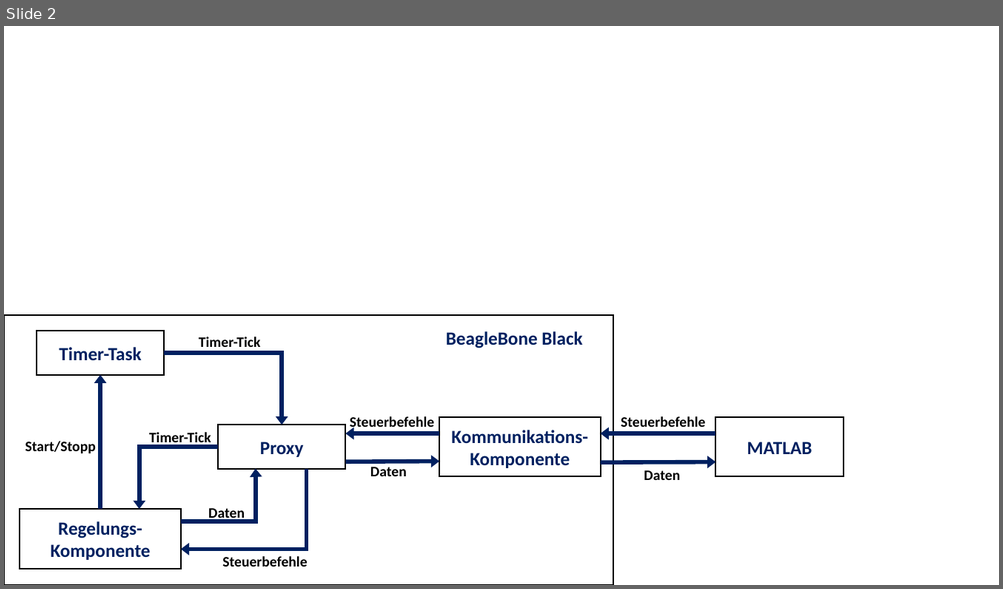
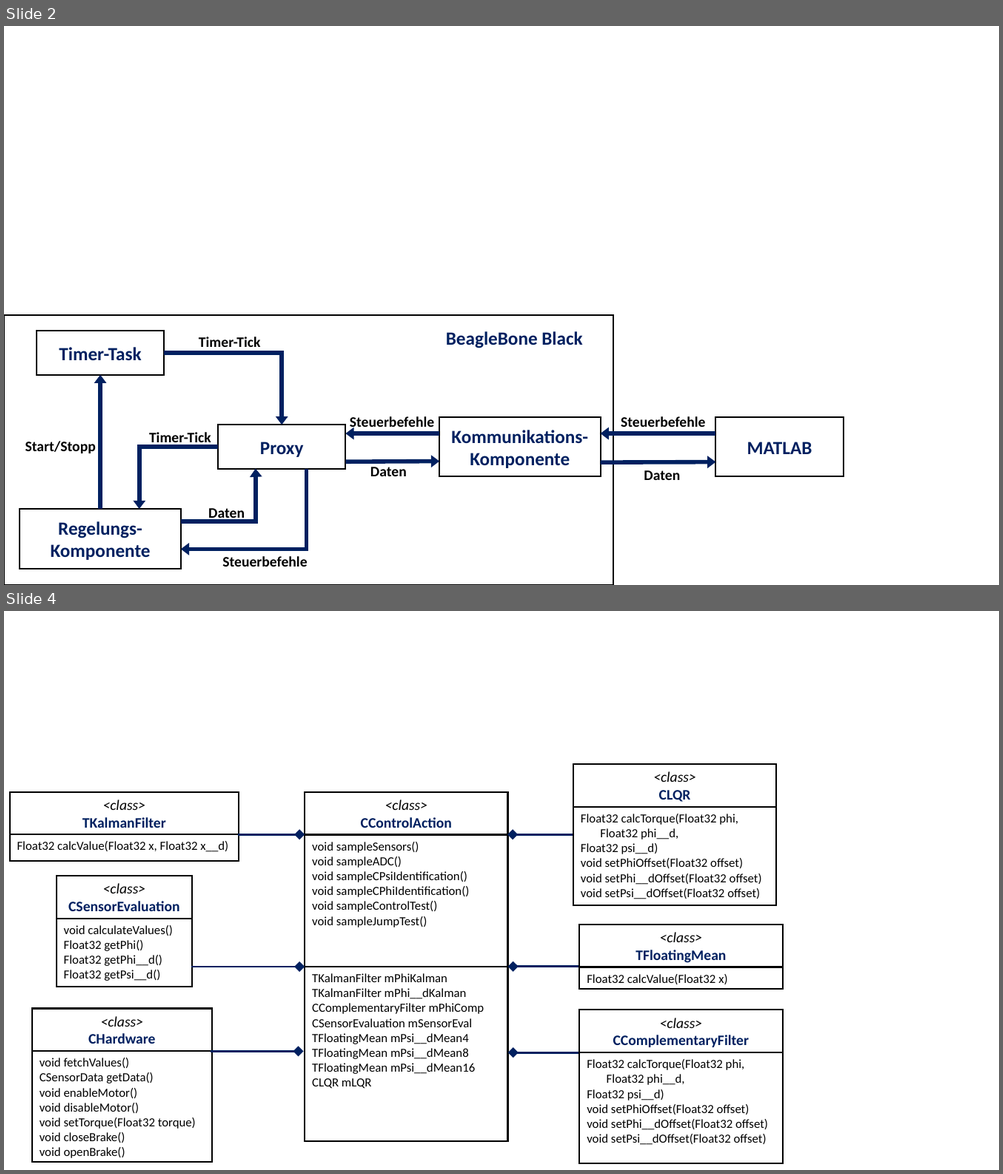
Before and after one commit to HSKA-CuBa/CuBa_git, a slide deck: 1_Dokumentation/Zeichnungen/SW_Doku.pptx. Shown one above the other, each under a label of ours: slide 2 before the commit, slides 2 and 4 after it; the slides between them are not shown. The pictures are 1003x589 and 1003x1174 pixels, drawn with LibreOffice and Linux fonts; fonts in the diff are those of the drawing. Boxes give left, top, right and bottom in pixels: in the first picture for what was removed or moved away, otherwise in the second. Text is boxed around its words. In the diff, an @@ line names an element or a change of style, - is before the commit and + after.

```diff
--- a/1_Dokumentation/Zeichnungen/SW_Doku.pptx
+++ b/1_Dokumentation/Zeichnungen/SW_Doku.pptx
@@ slide 4 added at (4,611,999,1170), background #FFFFFF @@
@@ rectangle added at (573,764,777,806), fill #FFFFFF, outline #000000 1.5 pt, 14 pt, text #000000, italic @@
+<class>
+CLQR
@@ rectangle added at (10,792,239,834), fill #FFFFFF, outline #000000 1.5 pt, 14 pt, text #002060, bold @@
+<class>
+TKalmanFilter
@@ rectangle added at (304,792,508,834), fill #FFFFFF, outline #000000 1.5 pt, 14 pt, text #002060, bold @@
+<class>
+CControlAction
@@ rectangle added at (573,807,777,906), fill #FFFFFF, outline #000000 1.5 pt, 12 pt, text #000000 @@
+Float32 calcTorque(Float32 phi, Float32 phi__d, Float32 psi__d)
+void setPhiOffset(Float32 offset)
+void setPhi__dOffset(Float32 offset)
+void setPsi__dOffset(Float32 offset)
@@ rectangle added at (10,834,239,861), fill #FFFFFF, outline #000000 1.5 pt, 12 pt, text #000000 @@
+Float32 calcValue(Float32 x, Float32 x__d)
@@ arrow added from (239, 834) to (299, 834), #002060 2 pt @@
@@ rectangle added at (304,834,508,967), fill #FFFFFF, outline #000000 1.5 pt, 12 pt, text #000000 @@
+void sampleSensors()
+void sampleADC()
+void sampleCPsiIdentification()
+void sampleCPhiIdentification()
+void sampleControlTest()
+void sampleJumpTest()
@@ arrow added from (571, 834) to (513, 834), #002060 2 pt @@
@@ rectangle added at (57,876,192,918), fill #FFFFFF, outline #000000 1.5 pt, 14 pt, text #002060, bold @@
+<class>
+CSensorEvaluation
@@ rectangle added at (57,918,192,986), fill #FFFFFF, outline #000000 1.5 pt, 12 pt, text #000000 @@
+void calculateValues()
+Float32 getPhi()
+Float32 getPhi__d()
+Float32 getPsi__d()
@@ rectangle added at (579,925,782,968), fill #FFFFFF, outline #000000 1.5 pt, 14 pt, text #002060, bold @@
+<class>
+TFloatingMean
@@ arrow added from (192, 967) to (299, 967), #002060 2 pt @@
@@ rectangle added at (304,967,508,1142), fill #FFFFFF, outline #000000 1.5 pt, 12 pt, text #000000 @@
+TKalmanFilter mPhiKalman
+TKalmanFilter mPhi__dKalman
+CComplementaryFilter mPhiComp
+CSensorEvaluation mSensorEval
+TFloatingMean mPsi__dMean4
+TFloatingMean mPsi__dMean8
+TFloatingMean mPsi__dMean16
+CLQR mLQR
@@ arrow added from (578, 967) to (513, 967), #002060 2 pt @@
@@ rectangle added at (579,968,782,990), fill #FFFFFF, outline #000000 1.5 pt, 12 pt, text #000000 @@
+Float32 calcValue(Float32 x)
@@ rectangle added at (32,1008,212,1051), fill #FFFFFF, outline #000000 1.5 pt, 14 pt, text #002060, bold @@
+<class>
+CHardware
@@ rectangle added at (579,1010,782,1053), fill #FFFFFF, outline #000000 1.5 pt, 14 pt, text #002060, bold @@
+<class>
+CComplementaryFilter
@@ rectangle added at (32,1051,212,1162), fill #FFFFFF, outline #000000 1.5 pt, 12 pt, text #000000 @@
+void fetchValues()
+CSensorData getData()
+void enableMotor()
+void disableMotor()
+void setTorque(Float32 torque)
+void closeBrake()
+void openBrake()
@@ arrow added from (212, 1052) to (298, 1052), #002060 2 pt @@
@@ arrow added from (578, 1053) to (513, 1053), #002060 2 pt @@
@@ rectangle added at (579,1053,782,1163), fill #FFFFFF, outline #000000 1.5 pt, 12 pt, text #000000 @@
+Float32 calcTorque(Float32 phi, Float32 phi__d, Float32 psi__d)
+void setPhiOffset(Float32 offset)
+void setPhi__dOffset(Float32 offset)
+void setPsi__dOffset(Float32 offset)
```
Also in this commit, not shown: 1 slide changed, 1 other slide added, 23 other files.
